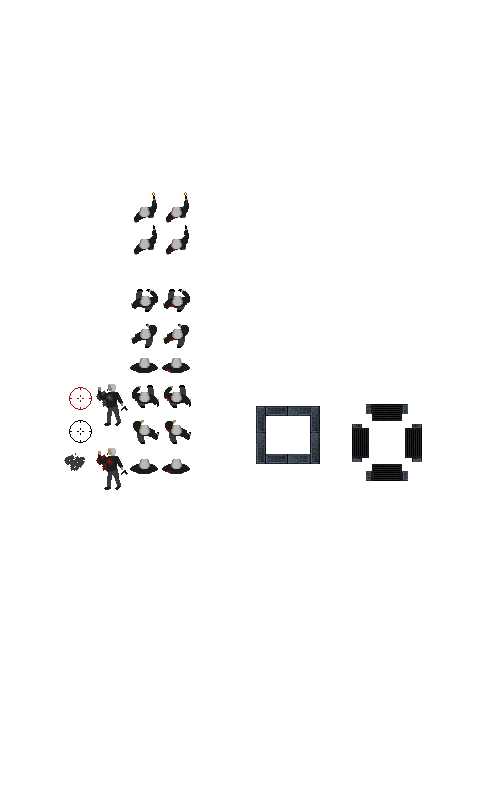
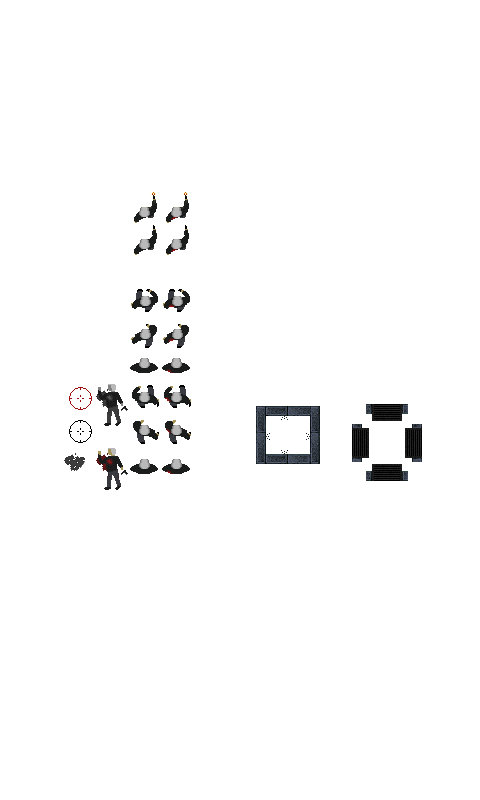
Layers edited between the first and the second 480px x 800px image:
added layer "Calque 25 copie 2" (1st of 2, in "wall") in group "wall" over [left=266, top=433, right=270, bottom=440]
added layer "Calque 25 copie 2" (2nd of 2, in "wall") in group "wall" over [left=306, top=433, right=310, bottom=440]
added layer "Calque 25 copie" in group "wall" over [left=281, top=450, right=288, bottom=454]
added layer "Calque 25" in group "wall" over [left=281, top=416, right=288, bottom=420]
